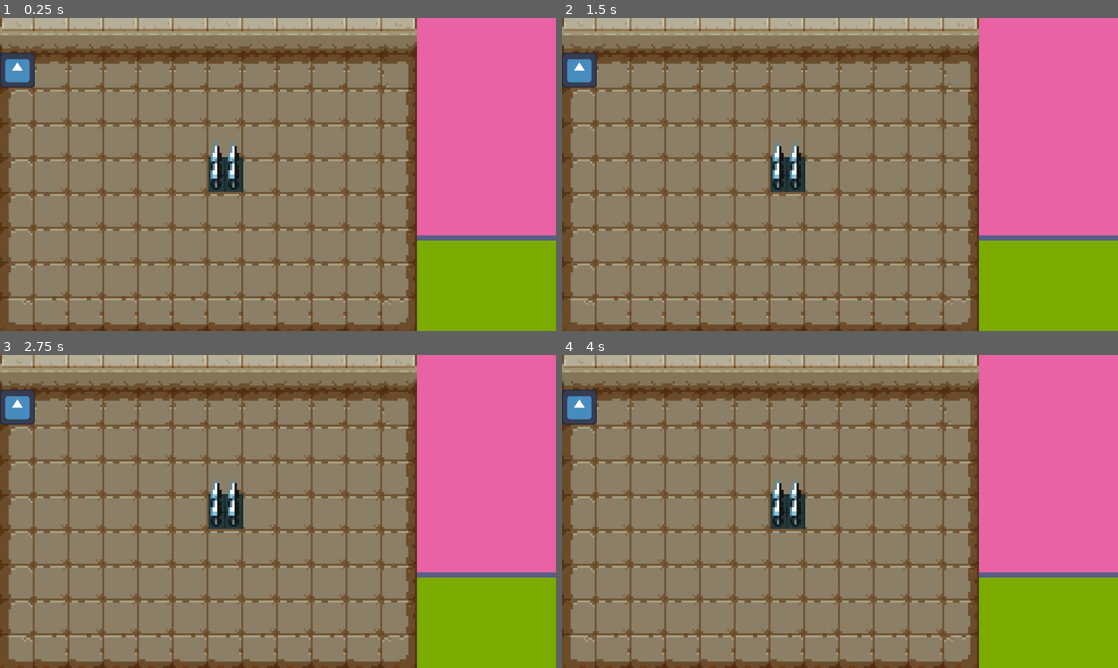
Above: before the commit, frames 1-4 (two rows, left to right).
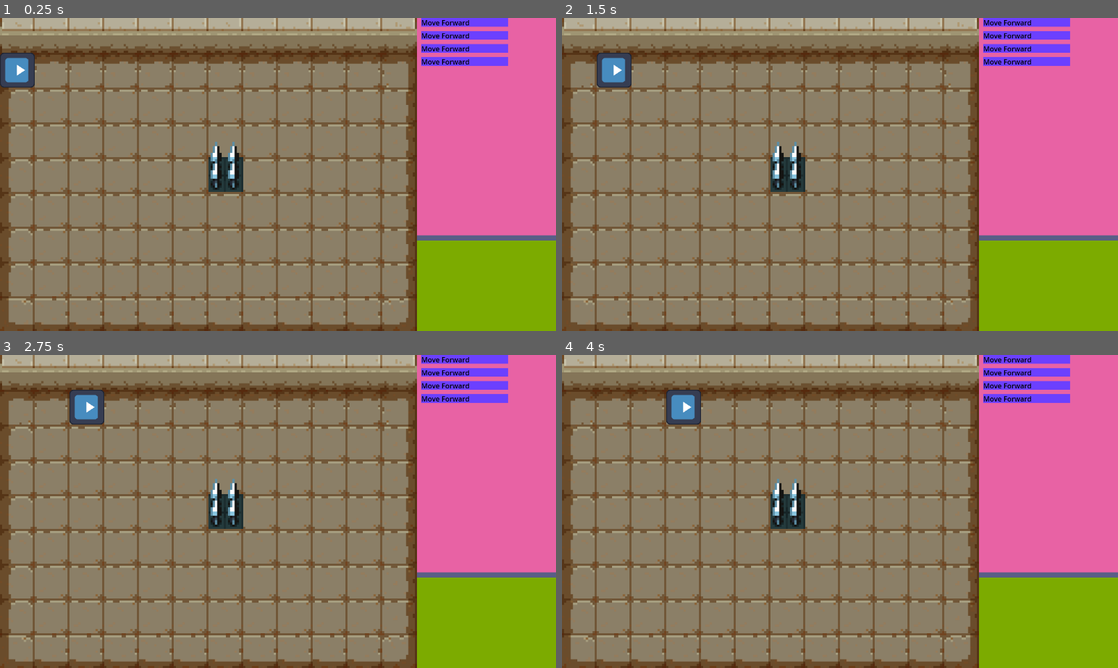
Above: after the commit, the same moments.

Repository: PurpleHamster1/robo-dungeon
Game: Godot game, scene res://scenes/main.tscn
Two runs of this game, one before a commit and one after it. Both use one fixed random seed, a clock stepped at 60 frames per second and the inputs below. The engine's default icon, where the game draws it, is replaced by a stand-in: a white triangle on a blue panel in a dark square.
Inputs (mouse positions are in pixels of both pictures, inside the frame that each line leads up to):
- Up to frame 1 (0.25 s): no input
- Up to frame 2 (1.5 s): tap Enter at 0.5 s; move the mouse to (962, 158) at 0.52 s; tap Space at 1.25 s; move the mouse to (728, 190) at 1.27 s
- Up to frame 3 (2.75 s): move the mouse to (333, 442) at 2.02 s
- Up to frame 4 (4 s): tap Enter at 2.75 s; move the mouse to (812, 574) at 2.77 s; tap Space at 3.5 s; move the mouse to (1006, 558) at 3.52 s

The runs differ from the first frame. In frame 1, 1.9% of the frame differs, in the area x 0-92%, y 0-21%; in frame 2, 3.1%, in the area x 0-92%, y 0-23%; in frame 3, 3.1%; in frame 4, 3.1%.

Commit message:
idfk

Diff:
--- /dev/null
+++ b/commandBlocks/BaseCommand.gd
@@ -0,0 +1,32 @@
+extends MarginContainer
+
+@export var commandName : String
+@export var indent : int = 0
+@export var draggable : bool = false
+
+@onready var marginContainer = $"."
+
+# Called when the node enters the scene tree for the first time.
+func _ready():
+	pass
+
+
+# Called every frame. 'delta' is the elapsed time since the previous frame.
+func _process(delta):
+	marginContainer.add_theme_constant_override("margin_left", 10 + (indent * 10))
+
+func _on_background_mouse_entered():
+	if Global.is_dragging == false:
+		draggable = true
+		scale = Vector2(1.1, 1.1)
+
+func _on_background_mouse_exited():
+	if Global.is_dragging == false:
+		draggable = false
+		scale = Vector2(1, 1)
+
+
+func _on_area_2d_area_entered(area):
+	if area.name == "DroppableArea":
+		var dropZone = area.get_parent()
+		print(dropZone.name)
--- /dev/null
+++ b/commandBlocks/BaseCommand.tscn
@@ -0,0 +1,40 @@
+[gd_scene load_steps=4 format=3 uid="uid://bbsa6nosfft2q"]
+
+[ext_resource type="Script" path="res://commandBlocks/BaseCommand.gd" id="1_6ahbc"]
+
+[sub_resource type="StyleBoxFlat" id="StyleBoxFlat_dhl3p"]
+
+[sub_resource type="RectangleShape2D" id="RectangleShape2D_75y6u"]
+size = Vector2(200, 20)
+
+[node name="Command" type="MarginContainer"]
+custom_minimum_size = Vector2(200, 20)
+theme_override_constants/margin_left = 10
+script = ExtResource("1_6ahbc")
+
+[node name="Background" type="Panel" parent="."]
+custom_minimum_size = Vector2(200, 0)
+layout_mode = 2
+size_flags_horizontal = 0
+theme_override_styles/panel = SubResource("StyleBoxFlat_dhl3p")
+
+[node name="Text" type="Label" parent="Background"]
+layout_mode = 1
+anchors_preset = 15
+anchor_right = 1.0
+anchor_bottom = 1.0
+grow_horizontal = 2
+grow_vertical = 2
+theme_override_colors/font_color = Color(0, 0, 0, 1)
+text = "Do Something LoL"
+
+[node name="Area2D" type="Area2D" parent="Background"]
+position = Vector2(-10, 0)
+
+[node name="CollisionShape2D" type="CollisionShape2D" parent="Background/Area2D"]
+position = Vector2(110, 10)
+shape = SubResource("RectangleShape2D_75y6u")
+
+[connection signal="mouse_entered" from="Background" to="." method="_on_background_mouse_entered"]
+[connection signal="mouse_exited" from="Background" to="." method="_on_background_mouse_exited"]
+[connection signal="area_entered" from="Background/Area2D" to="." method="_on_area_2d_area_entered"]
--- /dev/null
+++ b/commandBlocks/droppable_zone.gd
@@ -0,0 +1,5 @@
+extends Panel
+
+# Called every frame. 'delta' is the elapsed time since the previous frame.
+func _process(delta):
+	visible = Global.is_dragging
--- /dev/null
+++ b/commandBlocks/droppable_zone.tscn
@@ -0,0 +1,22 @@
+[gd_scene load_steps=4 format=3 uid="uid://cxagcni04cso4"]
+
+[ext_resource type="Script" path="res://commandBlocks/droppable_zone.gd" id="1_r4awo"]
+
+[sub_resource type="StyleBoxFlat" id="StyleBoxFlat_b2bxw"]
+bg_color = Color(0, 0.721569, 0.270588, 1)
+
+[sub_resource type="RectangleShape2D" id="RectangleShape2D_jmi3s"]
+size = Vector2(349, 20)
+
+[node name="Droppable" type="Panel"]
+custom_minimum_size = Vector2(40, 20)
+offset_right = 40.0
+offset_bottom = 20.0
+theme_override_styles/panel = SubResource("StyleBoxFlat_b2bxw")
+script = ExtResource("1_r4awo")
+
+[node name="DroppableArea" type="Area2D" parent="."]
+
+[node name="CollisionShape2D" type="CollisionShape2D" parent="DroppableArea"]
+position = Vector2(174.5, 10)
+shape = SubResource("RectangleShape2D_jmi3s")
--- /dev/null
+++ b/commandBlocks/move_foreward.tscn
@@ -0,0 +1,15 @@
+[gd_scene load_steps=3 format=3 uid="uid://cjn13vk3s3scj"]
+
+[ext_resource type="PackedScene" uid="uid://bbsa6nosfft2q" path="res://commandBlocks/BaseCommand.tscn" id="1_dvftq"]
+
+[sub_resource type="StyleBoxFlat" id="StyleBoxFlat_5s8ik"]
+bg_color = Color(0.419608, 0.25098, 1, 1)
+
+[node name="MoveForward" instance=ExtResource("1_dvftq")]
+commandName = "MoveFront"
+
+[node name="Background" parent="." index="0"]
+theme_override_styles/panel = SubResource("StyleBoxFlat_5s8ik")
+
+[node name="Text" parent="Background" index="0"]
+text = "Move Forward"
--- /dev/null
+++ b/global.gd
@@ -0,0 +1,4 @@
+extends Node
+
+var is_dragging = false
+var ticktime = 1
--- a/project.godot
+++ b/project.godot
@@ -15,6 +15,10 @@
 config/features=PackedStringArray("4.1", "GL Compatibility")
 config/icon="res://icon.svg"
 
+[autoload]
+
+Global="*res://global.gd"
+
 [display]
 
 window/size/viewport_width=1280
--- a/scenes/TileScript.gd
+++ b/scenes/TileScript.gd
@@ -3,13 +3,50 @@
 var charPos = [0, 0]
 
 @onready var robot = $Character
+@onready var commands = $"../GUI/Background/VSplitContainer/Lines/VBoxContainer"
 
 func get_char_tile():
 	return self.get_cell_tile_data(0,self.local_to_map(robot.position)).get_custom_data("Type")
 
+func get_char_pos():
+	return self.local_to_map(robot.position)
+
+func move_char(direction : String, steps : int):
+	var currentTile = get_char_pos()
+	var roboRot : int = 4 - floor(robot.rotation_degrees / 90)
+	print(roboRot)
+	var neighbors = [TileSet.CELL_NEIGHBOR_TOP_SIDE, TileSet.CELL_NEIGHBOR_LEFT_SIDE, TileSet.CELL_NEIGHBOR_BOTTOM_SIDE, TileSet.CELL_NEIGHBOR_RIGHT_SIDE]
+	var neighborCell
+	match direction:
+		"forward":
+			neighborCell = self.get_neighbor_cell(currentTile, neighbors[roboRot])
+
+	print(currentTile)
+	print(neighborCell)
+	print(self.map_to_local(neighborCell))
+	robot.position = self.map_to_local(neighborCell)
+
+func run_code():
+	for i in range(commands.get_child_count()):
+		var codeBlock = commands.get_child(i)
+		if codeBlock.name != "Droppable":
+			match codeBlock.name:
+				"MoveForward":
+					move_char("forward", 1)
+
+			await get_tree().create_timer(Global.ticktime).timeout
+
 func _ready():
-	print(self.local_to_map(robot.position))
-	print(get_char_tile())
+	#print(self.local_to_map(robot.position))
+	#print(get_char_tile())
+	charPos = get_char_pos()
+	#print(charPos)
+	await get_tree().create_timer(Global.ticktime).timeout
+	move_char("forward", 1)
+	await get_tree().create_timer(Global.ticktime).timeout
+	move_char("forward", 1)
+	await get_tree().create_timer(Global.ticktime).timeout
+	move_char("forward", 1)
 
 
 # Called every frame. 'delta' is the elapsed time since the previous frame.
--- /dev/null
+++ b/scenes/main.gd
@@ -0,0 +1,11 @@
+extends Node2D
+
+
+# Called when the node enters the scene tree for the first time.
+func _ready():
+	pass # Replace with function body.
+
+
+# Called every frame. 'delta' is the elapsed time since the previous frame.
+func _process(delta):
+	pass
--- a/scenes/main.tscn
+++ b/scenes/main.tscn
@@ -1,8 +1,11 @@
-[gd_scene load_steps=7 format=3 uid="uid://cdmo4ma55a7pw"]
+[gd_scene load_steps=10 format=3 uid="uid://cdmo4ma55a7pw"]
 
+[ext_resource type="Script" path="res://scenes/main.gd" id="1_88fyu"]
 [ext_resource type="TileSet" uid="uid://c7g75dpmfmqqj" path="res://TileSet.tres" id="1_w7rb4"]
 [ext_resource type="Script" path="res://scenes/TileScript.gd" id="2_lida7"]
 [ext_resource type="Texture2D" uid="uid://dyenxiyt80ip2" path="res://icon.svg" id="3_ot8ct"]
+[ext_resource type="PackedScene" uid="uid://cxagcni04cso4" path="res://commandBlocks/droppable_zone.tscn" id="5_cg0u2"]
+[ext_resource type="PackedScene" uid="uid://cjn13vk3s3scj" path="res://commandBlocks/move_foreward.tscn" id="5_rmmfj"]
 
 [sub_resource type="StyleBoxFlat" id="StyleBoxFlat_3tq1l"]
 bg_color = Color(0.34902, 0.368627, 0.52549, 1)
@@ -14,6 +17,7 @@
 bg_color = Color(0.486275, 0.670588, 0, 1)
 
 [node name="Main" type="Node2D"]
+script = ExtResource("1_88fyu")
 
 [node name="Level1" type="TileMap" parent="."]
 scale = Vector2(4.99972, 4.99972)
@@ -31,7 +35,8 @@
 script = ExtResource("2_lida7")
 
 [node name="Character" type="Sprite2D" parent="Level1"]
-position = Vector2(8.00044, 24.0013)
+position = Vector2(8, 24.001)
+rotation = 1.5708
 scale = Vector2(0.126052, 0.126052)
 texture = ExtResource("3_ot8ct")
 
@@ -58,6 +63,22 @@
 
 [node name="VBoxContainer" type="VBoxContainer" parent="GUI/Background/VSplitContainer/Lines"]
 layout_mode = 2
+theme_override_constants/separation = 10
+
+[node name="MoveForward" parent="GUI/Background/VSplitContainer/Lines/VBoxContainer" instance=ExtResource("5_rmmfj")]
+layout_mode = 2
+
+[node name="MoveForward2" parent="GUI/Background/VSplitContainer/Lines/VBoxContainer" instance=ExtResource("5_rmmfj")]
+layout_mode = 2
+
+[node name="MoveForward3" parent="GUI/Background/VSplitContainer/Lines/VBoxContainer" instance=ExtResource("5_rmmfj")]
+layout_mode = 2
+
+[node name="MoveForward4" parent="GUI/Background/VSplitContainer/Lines/VBoxContainer" instance=ExtResource("5_rmmfj")]
+layout_mode = 2
+
+[node name="Droppable" parent="GUI/Background/VSplitContainer/Lines/VBoxContainer" instance=ExtResource("5_cg0u2")]
+layout_mode = 2
 
 [node name="Code" type="ScrollContainer" parent="GUI/Background/VSplitContainer"]
 layout_mode = 2
